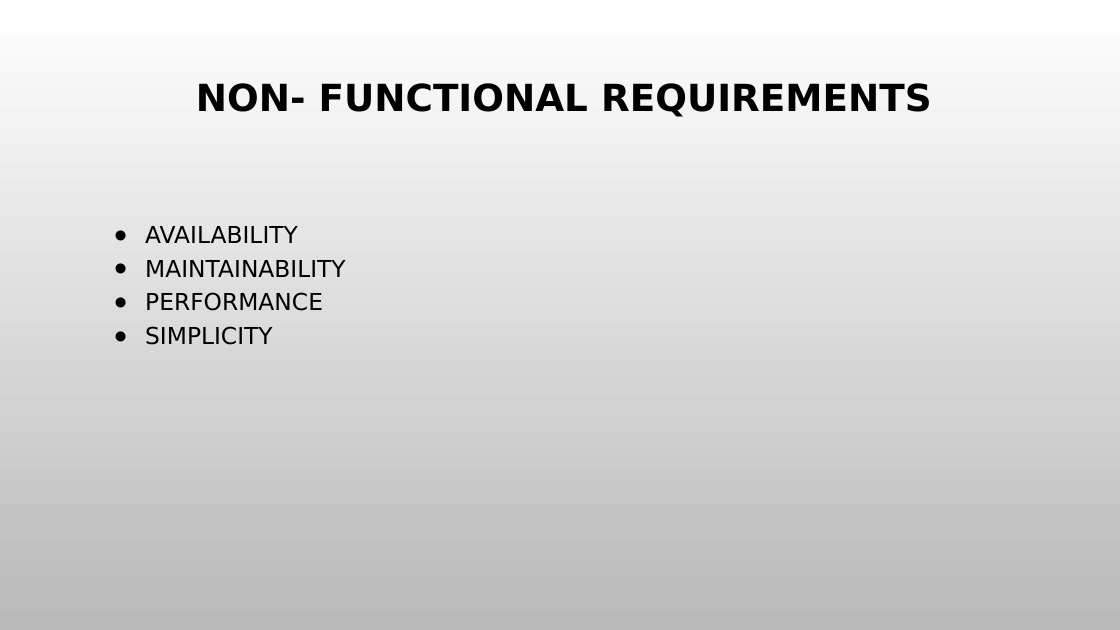
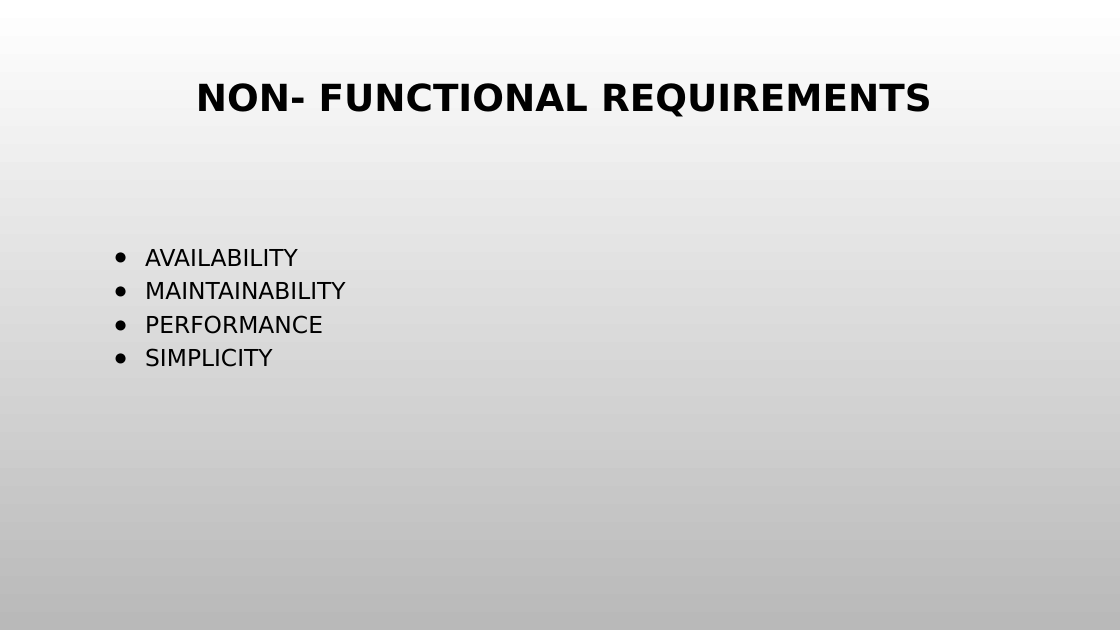
Before and after one commit to vijaykumarrpai/mca-code, a slide deck: slide 11 of 4th Sem/IOT/Alligator.pptx. Drawn at 1120x630 pixels with LibreOffice and Linux fonts; fonts in the diff are those of the drawing; background and template pictures are left out. Boxes give left, top, right and bottom in pixels: in the first picture for what was removed or moved away, otherwise in the second. Text is boxed around its words. In the diff, an @@ line names an element or a change of style, - is before the commit and + after.

```diff
--- a/4th Sem/IOT/Alligator.pptx
+++ b/4th Sem/IOT/Alligator.pptx
@@ text "AVAILABILITY": place and size @@
-text "AVAILABILITY" at bbox=[145, 226, 346, 345]
+text "AVAILABILITY" at bbox=[145, 249, 346, 367]
```
Also in this commit, not shown: 11 other slides changed, 2 slides added, 12 other files.
